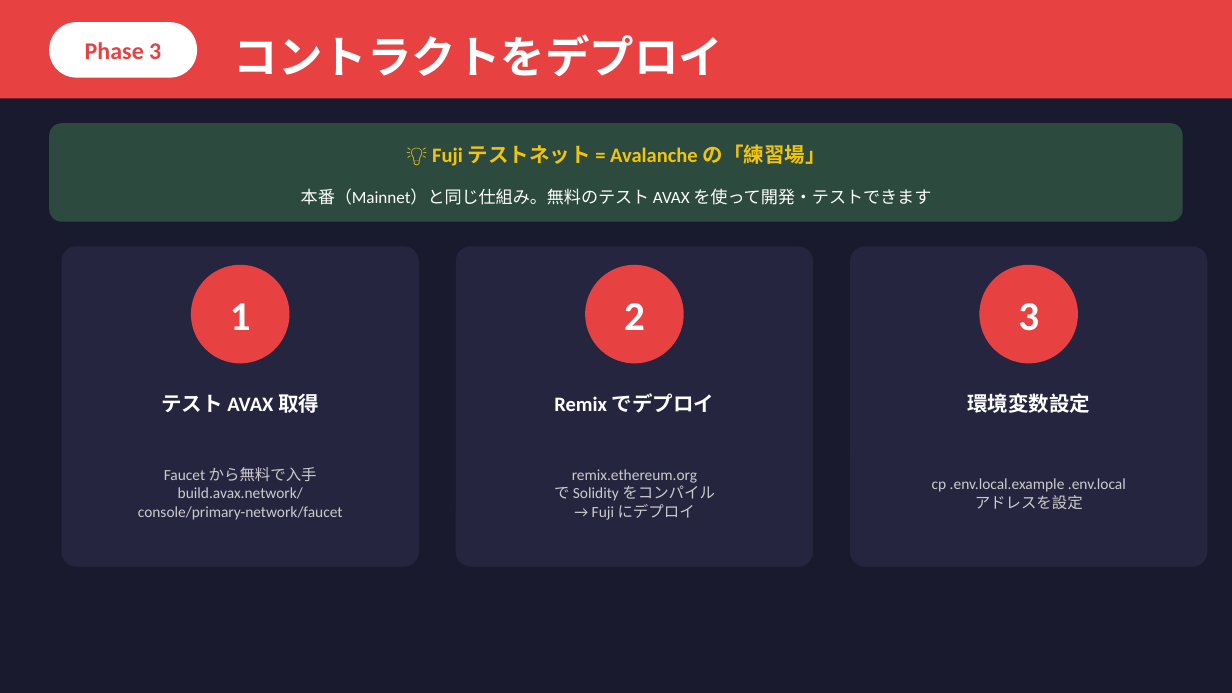
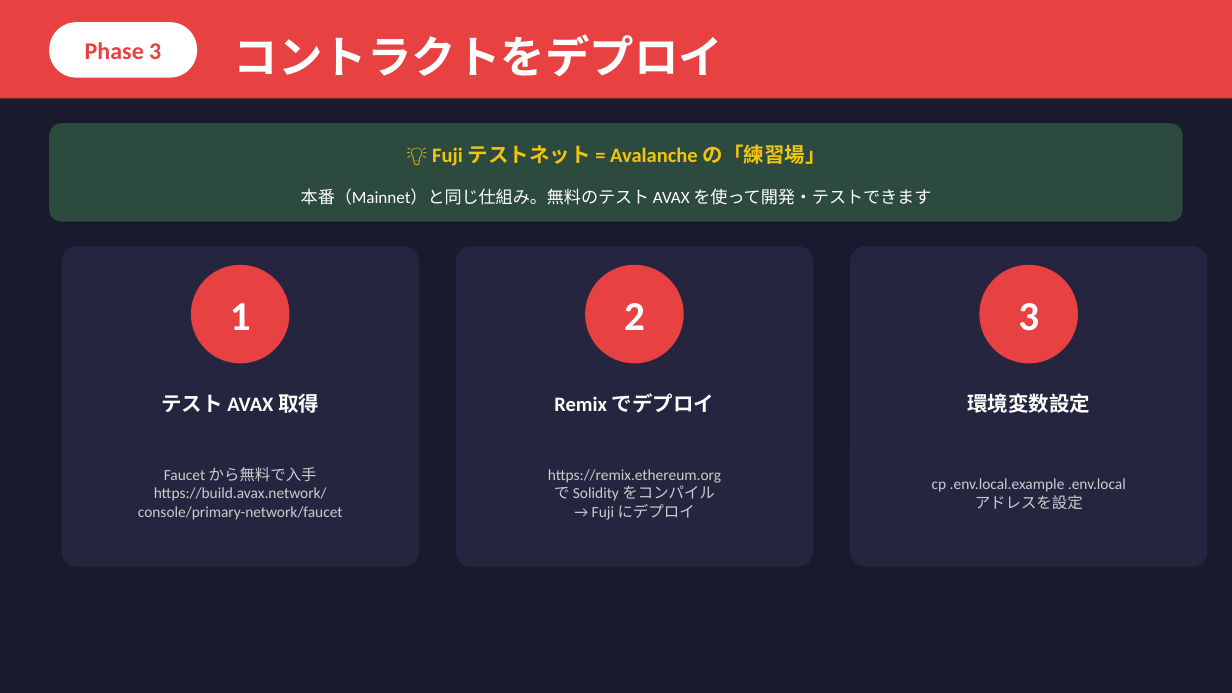
Before and after one commit to CobaltSato/avalanche-build-games-tool-kit, a slide deck: slide 17 of docs/hands-on/avalanche-ai-handson-demo.pptx. Drawn at 1232x693 pixels with LibreOffice and Linux fonts; fonts in the diff are those of the drawing. Boxes give left, top, right and bottom in pixels: in the first picture for what was removed or moved away, otherwise in the second. Text is boxed around its words. In the diff, an @@ line names an element or a change of style, - is before the commit and + after.

```diff
--- a/docs/hands-on/avalanche-ai-handson-demo.pptx
+++ b/docs/hands-on/avalanche-ai-handson-demo.pptx
@@ text at (548,469,721,483): text changed @@
-remix.ethereum.org
+https://remix.ethereum.org
@@ text at (154,487,327,501): text changed @@
-build.avax.network/
+https://build.avax.network/
```
Also in this commit, not shown: 4 other slides changed.
